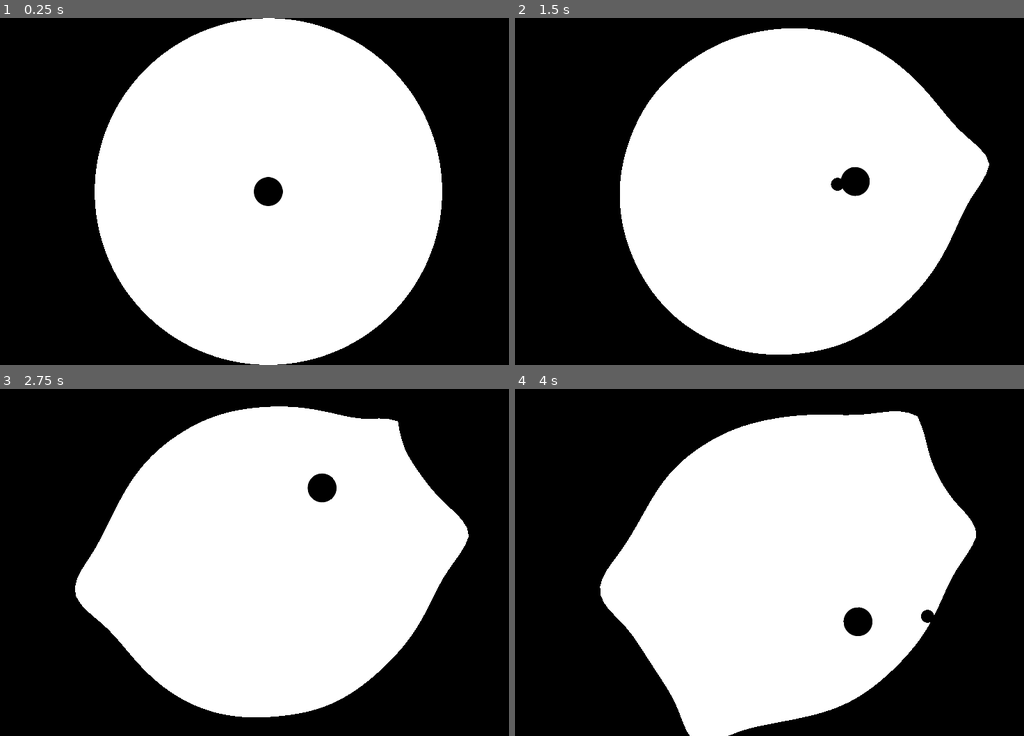
Above: before the commit, frames 1-4 (two rows, left to right).
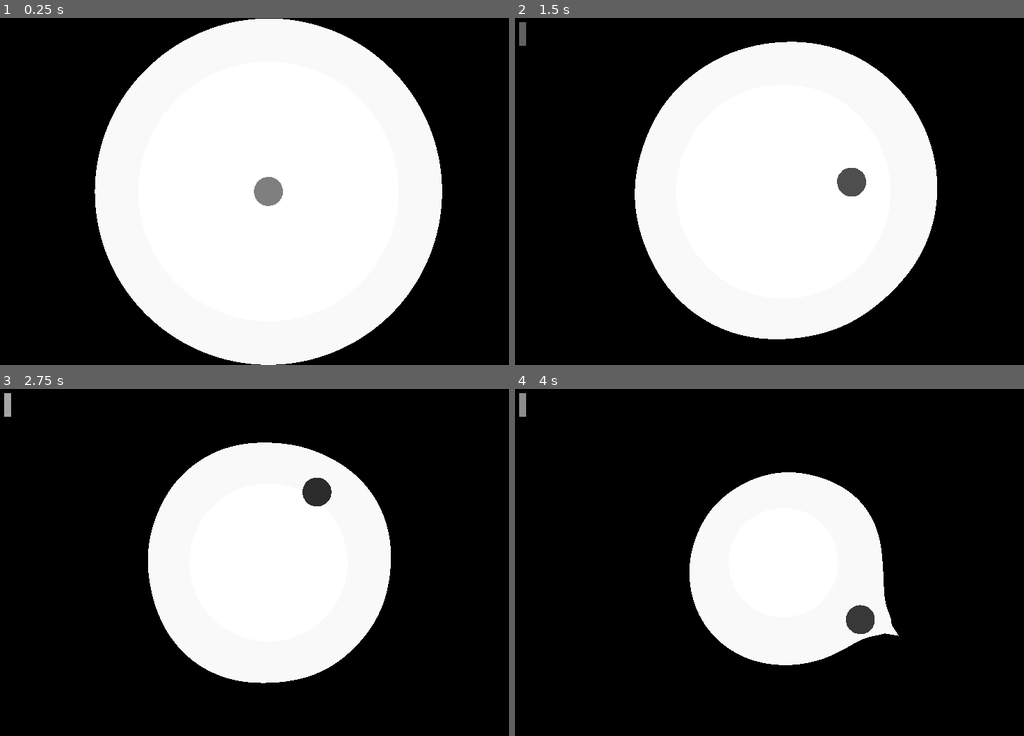
Above: after the commit, the same moments.

Repository: sergei11156/limetedSpace
Game: Godot game, scene res://main.tscn
Same seed, same stepped clock (60 frames per second), same inputs: the game is played once before the commit and once after it.
Inputs (mouse positions are in pixels of both pictures, inside the frame that each line leads up to):
- Up to frame 1 (0.25 s): no input
- Up to frame 2 (1.5 s): move the mouse to (906, 174) at 0.52 s; tap Space (shot) at 0.6, 1.35 s; move the mouse to (672, 208) at 1.27 s
- Up to frame 3 (2.75 s): move the mouse to (325, 486) at 2.02 s; tap Space (shot) at 2.1 s
- Up to frame 4 (4 s): move the mouse to (754, 631) at 2.77 s; tap Space (shot) at 2.85, 3.6 s; move the mouse to (952, 614) at 3.52 s

The runs differ from the first frame. In frame 1, 0.5% of the frame differs, in the area x 18-87%, y 0-100%; in frame 2, 11%; in frame 3, 23%; in frame 4, 31%, in the area x 0-91%, y 1-100%.

Commit message:
gaine reload zone

Diff:
--- a/freeArea.gd
+++ b/freeArea.gd
@@ -13,6 +13,7 @@
 @export var toAvgRadiusPower = .05
 @export var impulseModifier = .1
 var averageRadius
+var center
 
 signal playerHitBorder
 
@@ -22,6 +23,7 @@
 	radius = (screen_size.x if screen_size.x < screen_size.y else screen_size.y) / 2
 	averageRadius = radius
 	position = screen_size /2
+	center = screen_size / 2
 	slices = [$PolygonSliece1, $PolygonSliece2, $PolygonSliece3, $PolygonSliece4]
 	collisionSlices = [$Area2D/CollisionSliece1, $Area2D/CollisionSliece2, $Area2D/CollisionSliece3, $Area2D/CollisionSliece4]
 
@@ -87,10 +89,10 @@
 
 
 func updateVertice(v, delta):
-	#var vectorBetweenAbgRadiusPosition = v.normalized() * averageRadius - v
+	var vectorBetweenAbgRadiusPosition = v.normalized() * averageRadius - v
 
-	#var deltaPosition = vectorBetweenAbgRadiusPosition * delta #* toAvgRadiusPower * vectorBetweenAbgRadiusPosition.length() ** 1.1
-	var newVerticePosition = v #+ deltaPosition
+	var deltaPosition = vectorBetweenAbgRadiusPosition * delta
+	var newVerticePosition = v + deltaPosition
 	newVerticePosition = applyEffects(newVerticePosition, delta)
 	return newVerticePosition
 
@@ -122,7 +124,7 @@
 func _on_effect_spawner_timeout():
 	var effect = Effect.new()
 	effect.position = Vector2(averageRadius, averageRadius).rotated(PI * 2 * (randi() % 100 + 1)/ 100)
-	effect.impulse = -100 * (averageRadius / radius)
+	effect.impulse = -200 * (averageRadius / radius)
 	effect.lifetime = effectLifetime
 	effect.radius = maxEffectRadiusForCollision
 	verticesEffects.push_back(effect)
--- a/main.gd
+++ b/main.gd
@@ -1,9 +1,11 @@
 extends Node
 @export var bulletScene: PackedScene
+var loadIndicators = []
 
 # Called when the node enters the scene tree for the first time.
 func _ready():
 	$FreeArea.startGame()
+	loadIndicators = [$ColorRect2, $ColorRect3, $ColorRect4]
 
 
 # Called every frame. 'delta' is the elapsed time since the previous frame.
@@ -16,6 +18,27 @@
 			$Player.shotsFired()
 
 
+	for i in range($Player.availableShots):
+		loadIndicators[i].set_color(Color(1, 1, 1))
+
+	if $Player.availableShots < loadIndicators.size():
+		var color = $Player.shotProgress
+		loadIndicators[$Player.availableShots].set_color(Color(color, color, color))
+		for i in range($Player.availableShots + 1, loadIndicators.size()):
+			loadIndicators[i].set_color(Color(0, 0, 0))
+
+
+func _physics_process(delta):
+	$Player.updateReloadTime(delta, $FreeArea.averageRadius, $FreeArea.center)
+	var vertices = []
+	for step in range(40):
+		var verticePos = Vector2.from_angle(PI * 2 / 40 * step)
+		verticePos *= $FreeArea.averageRadius - $Player.maxDistanceToRadiusToGainReload
+		vertices.push_back(verticePos)
+
+	$WithoutReloadZone.position = $FreeArea.center
+	$WithoutReloadZone.set_polygon(PackedVector2Array(vertices))
+
 func _on_free_area_player_hit_border():
 	$FreeArea.startGame()
 	$Player.startGame()
--- a/main.tscn
+++ b/main.tscn
@@ -11,15 +11,40 @@
 
 [node name="FreeArea" parent="." instance=ExtResource("1_amc8x")]
 
+[node name="WithoutReloadZone" type="Polygon2D" parent="."]
+z_index = -1
+
 [node name="Player" parent="." instance=ExtResource("2_sint0")]
 position = Vector2(1400, 800)
 
 [node name="ColorRect" type="ColorRect" parent="."]
-z_index = -1
+z_index = -2
 anchors_preset = 15
 anchor_right = 1.0
 anchor_bottom = 1.0
 grow_horizontal = 2
 grow_vertical = 2
+color = Color(0.976471, 0.976471, 0.976471, 1)
+
+[node name="ColorRect2" type="ColorRect" parent="."]
+offset_left = 64.0
+offset_top = 18.0
+offset_right = 97.0
+offset_bottom = 129.0
+color = Color(0, 0, 0, 1)
+
+[node name="ColorRect3" type="ColorRect" parent="."]
+offset_left = 127.0
+offset_top = 17.0
+offset_right = 158.0
+offset_bottom = 129.0
+color = Color(0, 0, 0, 1)
+
+[node name="ColorRect4" type="ColorRect" parent="."]
+offset_left = 192.0
+offset_top = 17.0
+offset_right = 225.0
+offset_bottom = 130.0
+color = Color(0, 0, 0, 1)
 
 [connection signal="playerHitBorder" from="FreeArea" to="." method="_on_free_area_player_hit_border"]
--- a/player.gd
+++ b/player.gd
@@ -4,30 +4,52 @@
 var mouse_position = null
 @export var reloadTime = .5
 var waitReloadTime = 0
-
+var availableShots = 0
+var maxShots = 3
+var shotProgress
+@export var maxDistanceToRadiusToGainReload = 200
 # Called when the node enters the scene tree for the first time.
 func _ready():
 	startGame()
 
+func updateReloadTime(delta, avgRadius, center):
+		var len = abs((position - center).length() - avgRadius)
+		if len < maxDistanceToRadiusToGainReload:
+			waitReloadTime += delta * len / maxDistanceToRadiusToGainReload
 
 func _physics_process(delta):
-	waitReloadTime += delta
-	velocity = Vector2(0, 0)
 	mouse_position = get_global_mouse_position()
 	var deltaPosition = mouse_position - position;
-	if deltaPosition.length() > 20:
+	if deltaPosition.length() > 50:
 		var direction = deltaPosition.normalized()
 		velocity = (direction * speed)
-		move_and_slide()
-		look_at(mouse_position)
+	else:
+		velocity = Vector2(0, 0)
+
+	if waitReloadTime > reloadTime:
+		availableShots += 1
+		waitReloadTime = 0
+
+		if availableShots > maxShots:
+			availableShots = maxShots
+
+
+	shotProgress = waitReloadTime / reloadTime
+
+	var max_color = .5
+	var color_value = max_color - (1 if shotProgress > 1 else shotProgress) * max_color
+	$PlayerPolygon.set_color(Color(color_value, color_value, color_value))
+
+	move_and_slide()
+	look_at(mouse_position)
 
 
 
 func is_shot_available():
-	return reloadTime < waitReloadTime
+	return availableShots > 0
 
 func shotsFired():
-	waitReloadTime = 0
+	availableShots -= 1
 
 func startGame():
 	position = get_viewport_rect().size / 2
--- a/player.tscn
+++ b/player.tscn
@@ -1,18 +1,6 @@
-[gd_scene load_steps=5 format=3 uid="uid://bauktxrl3uuey"]
+[gd_scene load_steps=3 format=3 uid="uid://bauktxrl3uuey"]
 
 [ext_resource type="Script" path="res://player.gd" id="1_etvuo"]
-[ext_resource type="Texture2D" uid="uid://dknui6y2pmete" path="res://player.svg" id="2_lbmrg"]
-
-[sub_resource type="SpriteFrames" id="SpriteFrames_5lxd3"]
-animations = [{
-"frames": [{
-"duration": 1.0,
-"texture": ExtResource("2_lbmrg")
-}],
-"loop": true,
-"name": &"default",
-"speed": 5.0
-}]
 
 [sub_resource type="CircleShape2D" id="CircleShape2D_63p0h"]
 radius = 67.0075
@@ -21,10 +9,9 @@
 platform_wall_layers = 1
 script = ExtResource("1_etvuo")
 
-[node name="AnimatedSprite2D" type="AnimatedSprite2D" parent="."]
-position = Vector2(-0.500001, 0.5)
-scale = Vector2(1.75, 1.75)
-sprite_frames = SubResource("SpriteFrames_5lxd3")
-
 [node name="CollisionShape2D" type="CollisionShape2D" parent="."]
 shape = SubResource("CircleShape2D_63p0h")
+
+[node name="PlayerPolygon" type="Polygon2D" parent="."]
+color = Color(0.529412, 0.529412, 0.529412, 1)
+polygon = PackedVector2Array(-67, 0, -65, -18, -56, -37, -45, -49, -33, -58, -22, -63, -14, -66, -1, -67, 16, -65, 28, -61, 38, -55, 49, -45, 59, -32, 64, -18, 66, -7, 66, 7, 64, 21, 54, 41, 45, 49, 32, 60, 16, 66, 4, 67, -7, 67, -22, 63, -33, 59, -43, 51, -55, 39, -61, 29, -65, 19)
